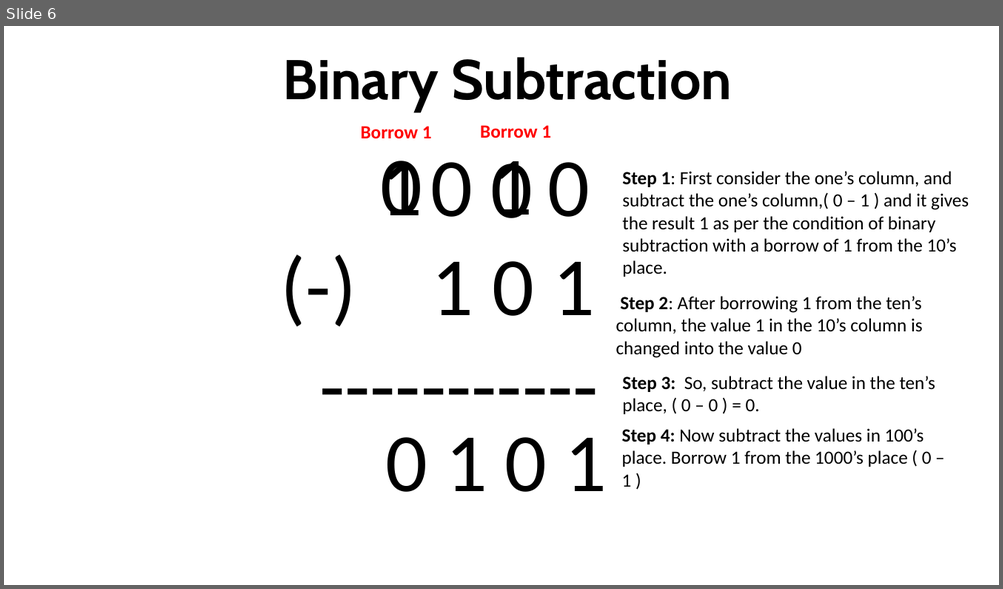
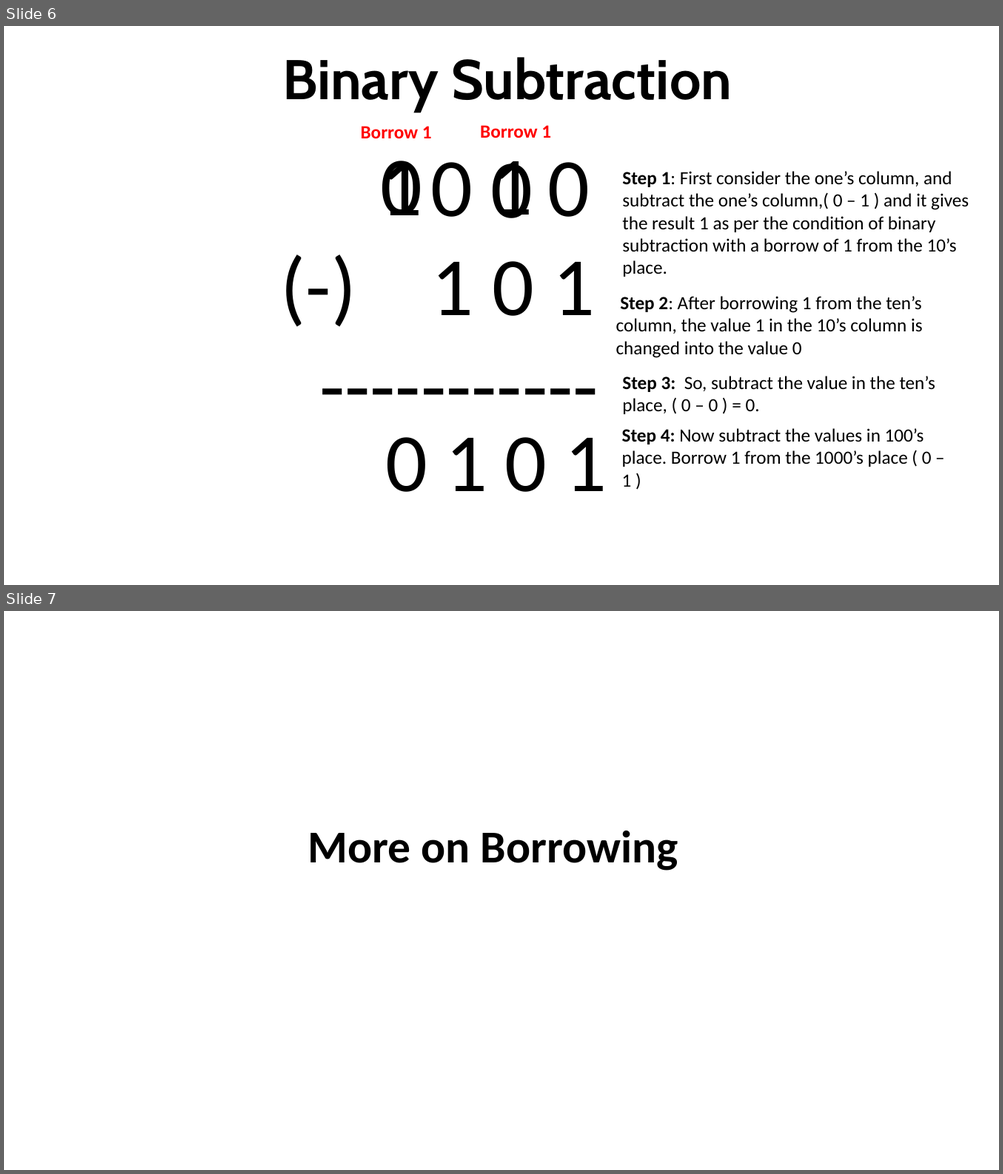
Before and after one commit to robitussin/CCS0001, a slide deck: Binary Operations.pptx. Shown one above the other, each under a label of ours: slide 6 before the commit, slides 6 and 7 after it. The pictures are 1003x589 and 1003x1174 pixels, drawn with LibreOffice and Linux fonts; fonts in the diff are those of the drawing. Boxes give left, top, right and bottom in pixels: in the first picture for what was removed or moved away, otherwise in the second. Text is boxed around its words. In the diff, an @@ line names an element or a change of style, - is before the commit and + after.

```diff
--- a/Binary Operations.pptx
+++ b/Binary Operations.pptx
@@ slide 7 added at <box>4,611,999,1170</box>, background #FFFFFF @@
@@ text added at <box>308,830,678,871</box>, 44 pt, text #000000, bold @@
+More on Borrowing
```
Also in this commit, not shown: 35 other slides added.
